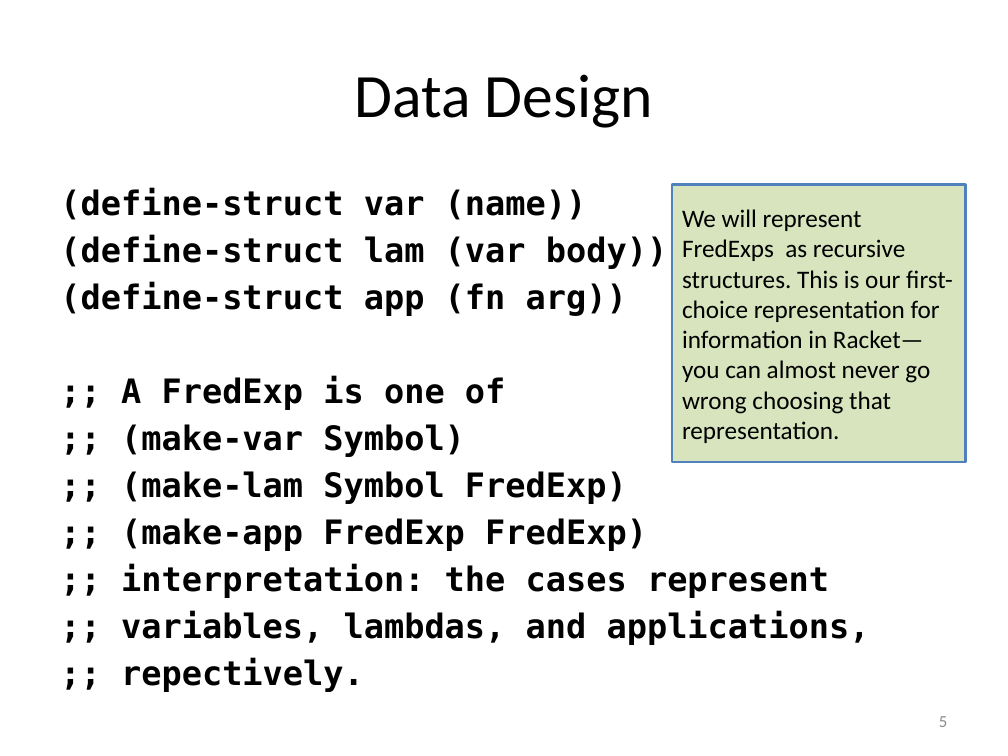
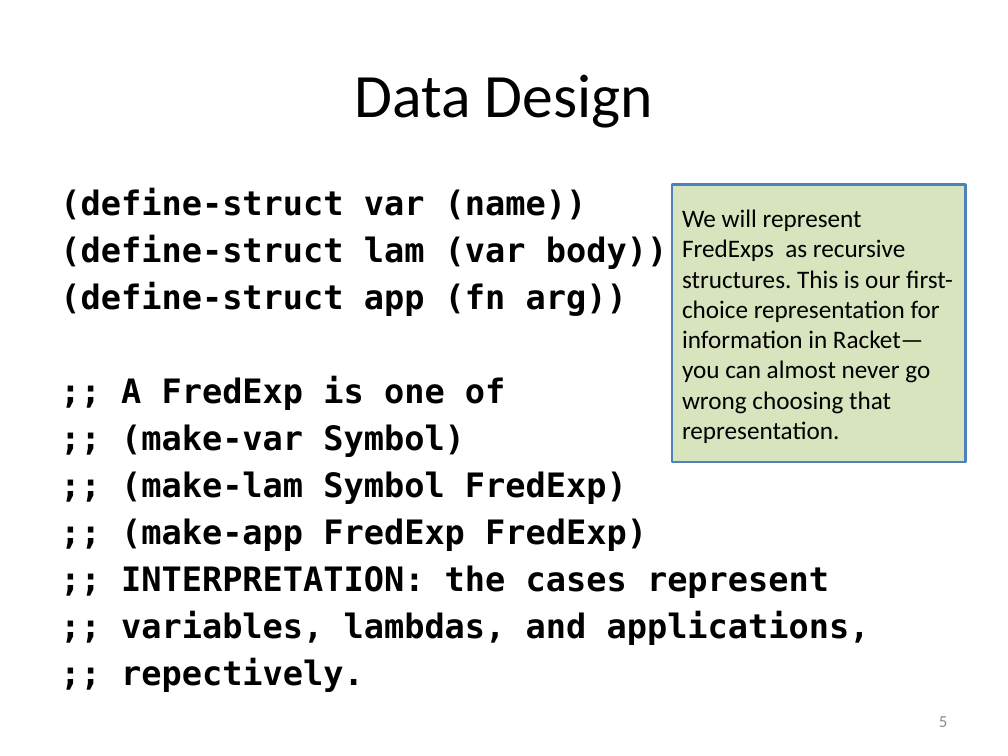
Before and after one commit to mwand/cs5010f16, a slide deck: slide 5 of Slides/Lesson 7.3 Case Study-- Free Variables.pptx. Drawn at 1008x756 pixels with LibreOffice and Linux fonts; fonts in the diff are those of the drawing. Boxes give left, top, right and bottom in pixels: in the first picture for what was removed or moved away, otherwise in the second. Text is boxed around its words. In the diff, an @@ line names an element or a change of style, - is before the commit and + after.

```diff
--- a/Slides/Lesson 7.3 Case Study-- Free Variables.pptx
+++ b/Slides/Lesson 7.3 Case Study-- Free Variables.pptx
@@ text at [121,565,829,598]: text changed @@
-;; interpretation: the cases represent
+;; INTERPRETATION: the cases represent
```
Also in this commit, not shown: 7 other slides changed, 3 slides added, 4 slides removed, 29 other files.
